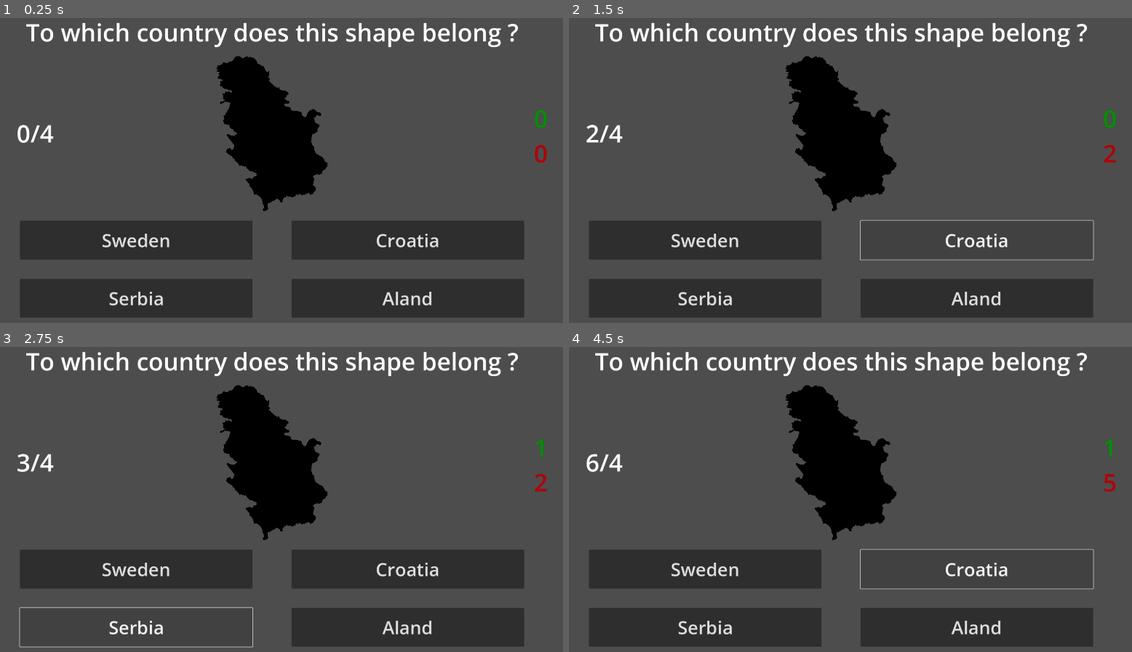
Above: before the commit, frames 1-4 (two rows, left to right).
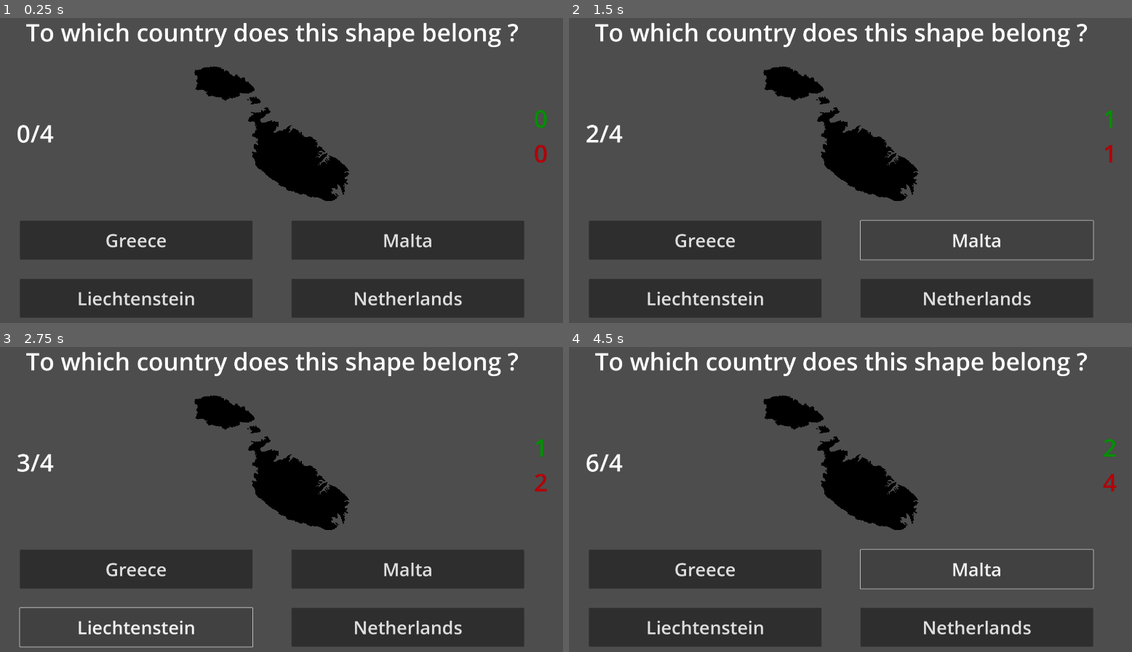
Above: after the commit, the same moments.

Repository: Nolan-Pin/GeoTrain
Game: Godot game, scene res://country_shape.tscn
Two runs of this game, one before a commit and one after it. Both use one fixed random seed, a clock stepped at 60 frames per second and the inputs below. This scene is started directly instead of the project's main scene.
Inputs:
- Up to frame 1 (0.25 s): no input
- Up to frame 2 (1.5 s): click "Sweden" (after the commit: "Greece") at 0.5 s; click "Croatia" (after the commit: "Malta") at 1.25 s
- Up to frame 3 (2.75 s): click "Serbia" (after the commit: "Liechtenstein") at 2 s
- Up to frame 4 (4.5 s): click "Aland" (after the commit: "Netherlands") at 2.75 s; click "Sweden" (after the commit: "Greece") at 3.5 s; click "Croatia" (after the commit: "Malta") at 4.25 s

The runs differ from the first frame. In frame 1, 5.6% of the frame differs, in the area x 13-83%, y 12-95%; in frame 2, 5.7%, in the area x 13-98%, y 12-95%; in frame 3, 5.6%; in frame 4, 5.7%.

Commit message:
Make each country choice unique
Previously, the 4 choices button's text could be the same.

Diff:
--- a/country_shape.gd
+++ b/country_shape.gd
@@ -1,6 +1,8 @@
 extends CanvasLayer
 
 const nb_of_guess = 4
+const nb_of_choices: int = 4
+
 var solution: CountryAttributes
 var countries: AvailableCountry
 var round: int
@@ -18,24 +20,19 @@
 	pass
 
 func start_round(country_index: int) -> void:
-	solution = countries.available[country_index]
 	round = 0
 	found = 0
 	not_found = 0
 	update_score()
 
+	var choices: Array[CountryAttributes] = pick_n_element(countries.available, nb_of_choices)
+	solution = choices[0]
+	choices.shuffle()
+	$Choice1.text = choices[0].en_name.capitalize()
+	$Choice2.text = choices[1].en_name.capitalize()
+	$Choice3.text = choices[2].en_name.capitalize()
+	$Choice4.text = choices[3].en_name.capitalize()
 	$Country.set_texture(solution.image)
-
-	var choices: Array[String] = [solution.en_name]
-	for i in range(nb_of_guess-1):
-		var random_country = countries.available[randi() % countries.available.size()]
-		choices.append(random_country.en_name)
-
-	choices.shuffle()
-	$Choice1.text = choices[0].capitalize()
-	$Choice2.text = choices[1].capitalize()
-	$Choice3.text = choices[2].capitalize()
-	$Choice4.text = choices[3].capitalize()
 
 
 func end_round(success: bool) -> void:
@@ -55,3 +52,14 @@
 	$Scoring/Progress.text = str(round) + "/" + str(nb_of_guess)
 	$Scoring/Found.text = str(found)
 	$Scoring/NotFound.text = str(not_found)
+
+func pick_n_element(array: Array[CountryAttributes], n: int) -> Array[CountryAttributes]:
+	var selection: Array[CountryAttributes]
+	selection.push_back(array.pick_random())
+	for i in range(n-1):
+		var random_element = array.pick_random()
+		while (random_element in selection):
+			random_element = array.pick_random()
+		selection.push_back(random_element)
+
+	return selection
